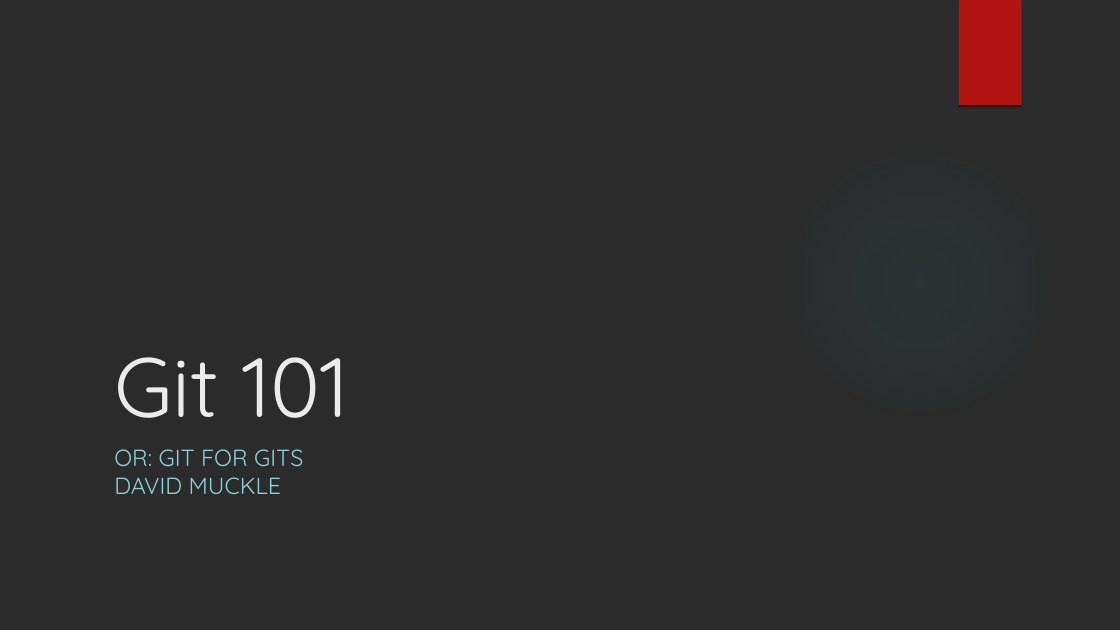
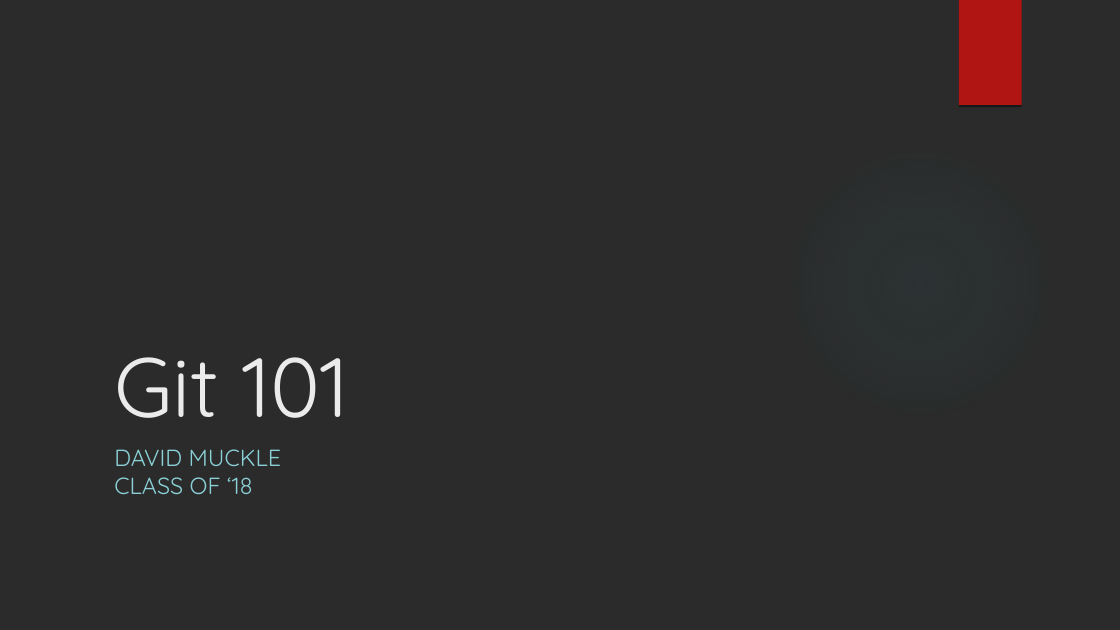
Before and after one commit to dvdmuckle/git101, a slide deck: slide 1 of Git 101.odp. Drawn at 1120x630 pixels with LibreOffice and Linux fonts; fonts in the diff are those of the drawing; background and template pictures are left out; a plain dark background stands for a picture behind light text. Boxes give left, top, right and bottom in pixels: in the first picture for what was removed or moved away, otherwise in the second. Text is boxed around its words. In the diff, an @@ line names an element or a change of style, - is before the commit and + after.

```diff
--- a/Git 101.odp
+++ b/Git 101.odp
@@ text at bbox=[114, 449, 303, 466]: paragraph removed @@
-OR: GIT FOR GITS
@@ text at bbox=[114, 477, 252, 494]: paragraph added @@
+CLASS OF ‘18
```
Also in this commit, not shown: 4 other slides changed, 1 other file.
